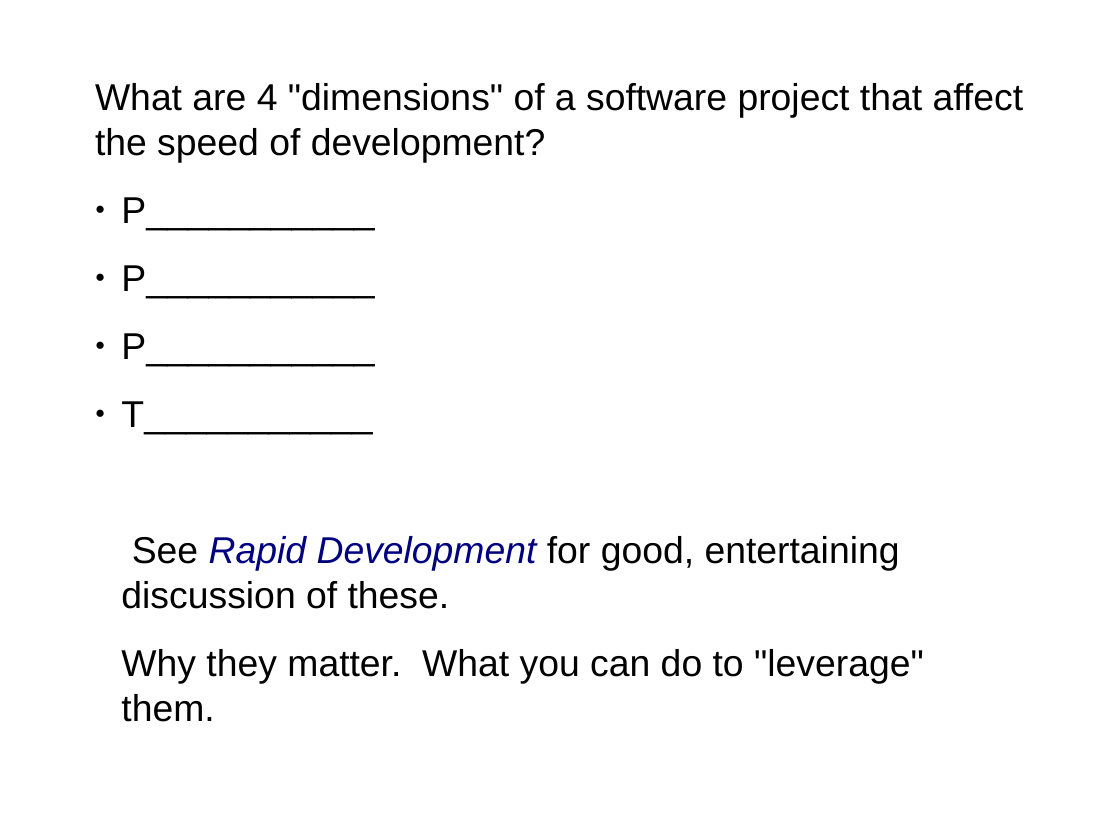
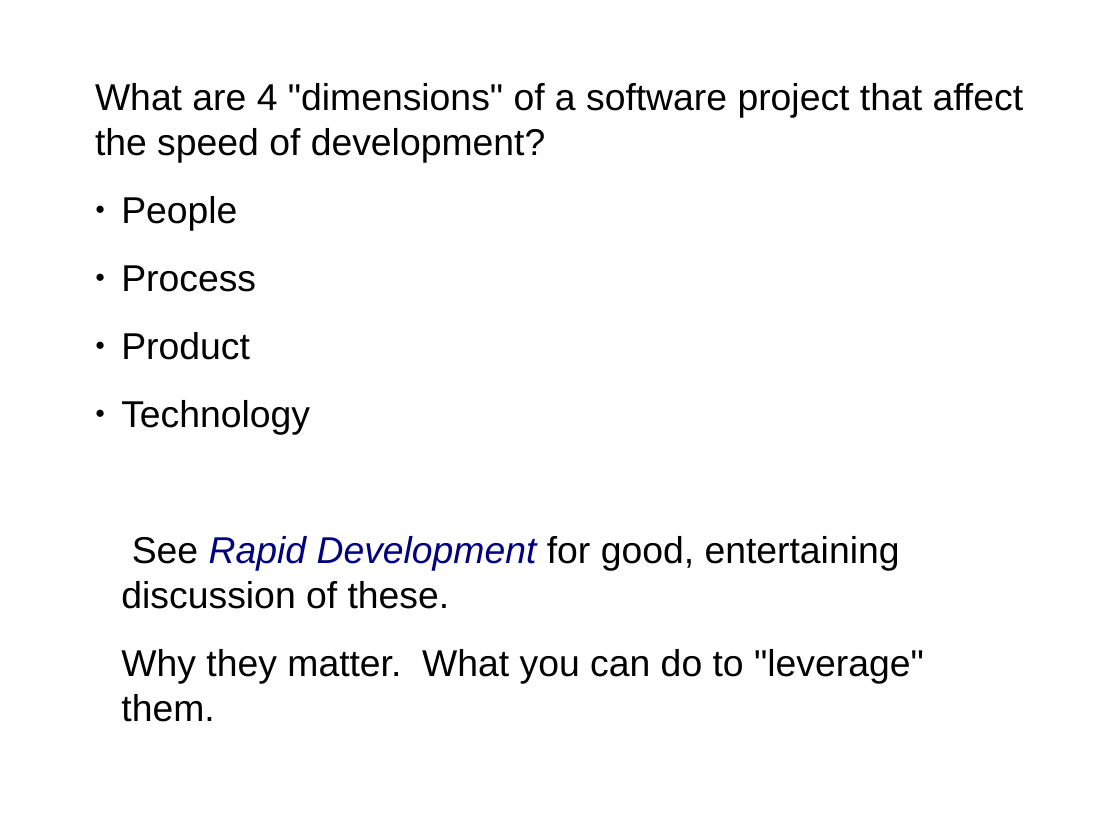
Before and after one commit to jbrucker/SoftwareProcess, a slide deck: slide 7 of week2/1-Review-Questions.ppt. Drawn at 1120x840 pixels with LibreOffice and Linux fonts; fonts in the diff are those of the drawing. Boxes give left, top, right and bottom in pixels: in the first picture for what was removed or moved away, otherwise in the second. Text is boxed around its words. In the diff, an @@ line names an element or a change of style, - is before the commit and + after.

```diff
--- a/week2/1-Review-Questions.ppt
+++ b/week2/1-Review-Questions.ppt
@@ text at (x1=121, y1=196, x2=310, y2=435): text changed @@
-● P___________
-● P___________
-● P___________
-● T___________
+● People
+● Process
+● Product
+● Technology
```
Also in this commit, not shown: 2 other slides changed, 3 other files.
